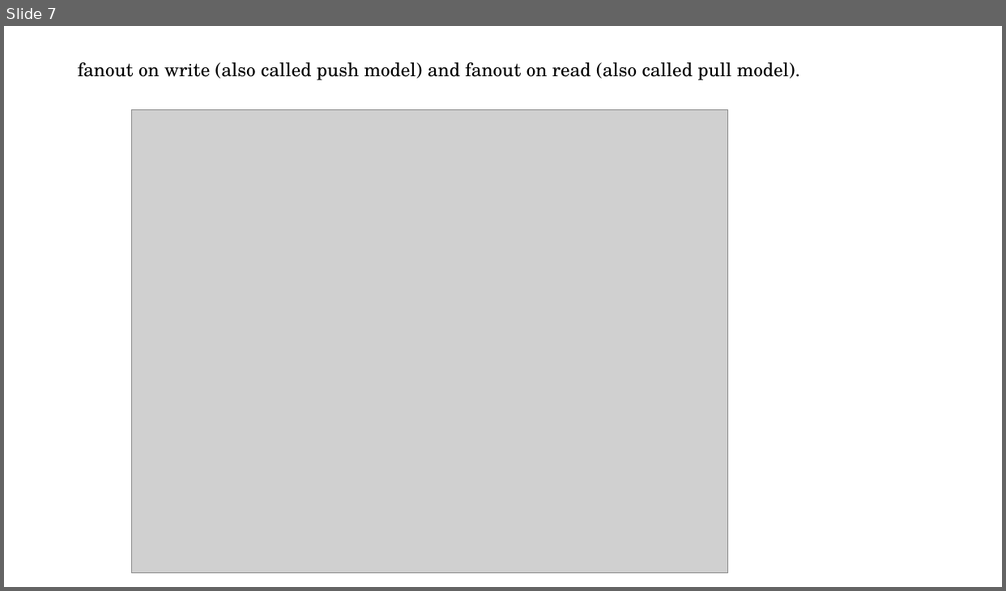
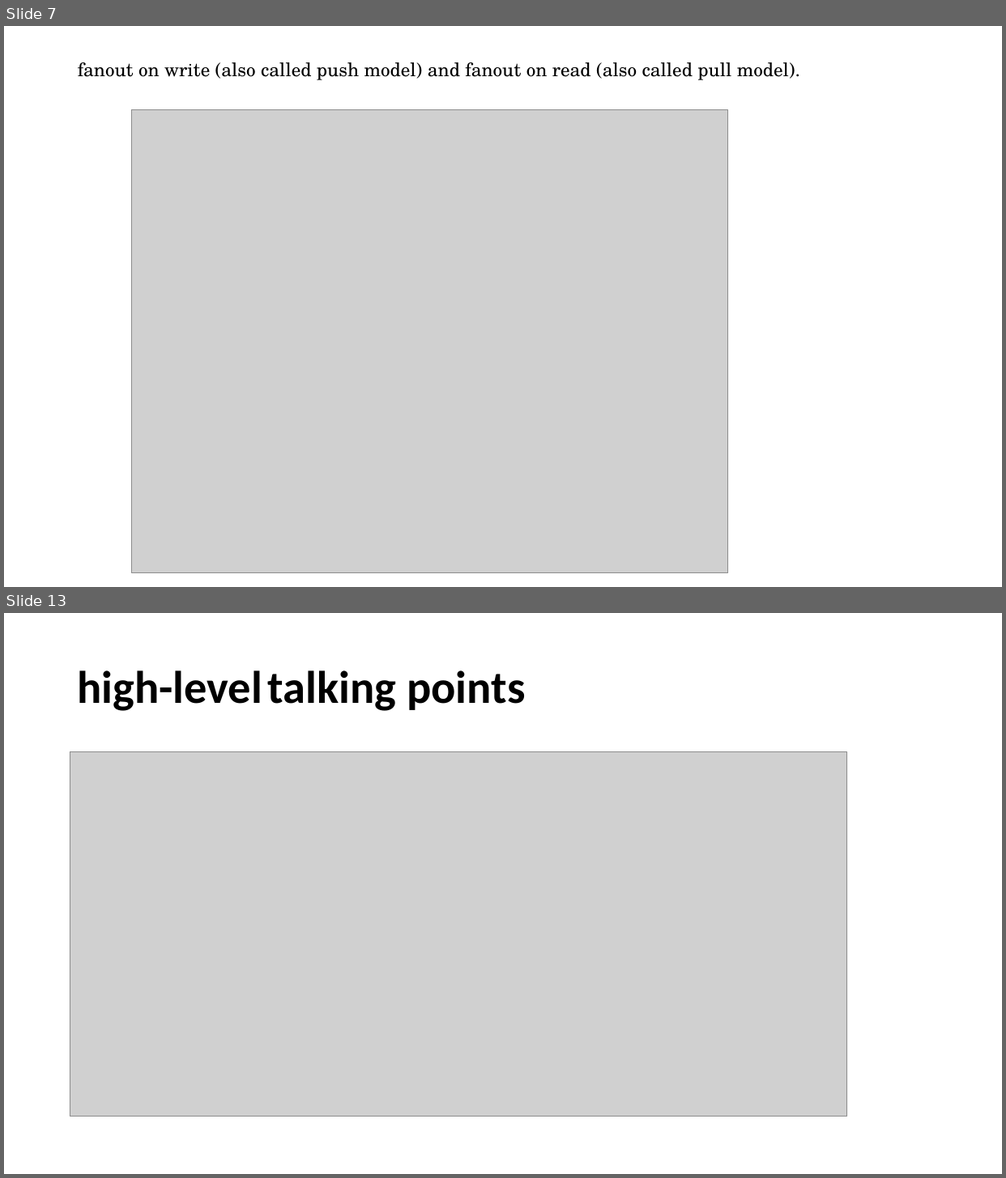
Before and after one commit to GuilinDev/studyBuddy, a slide deck: meetingPPT/063_Joy_SystemDesignInterview_NewsFeed.pptx. Shown one above the other, each under a label of ours: slide 7 before the commit, slides 7 and 13 after it; the slides between them are not shown. The pictures are 1006x591 and 1006x1178 pixels, drawn with LibreOffice and Linux fonts; fonts in the diff are those of the drawing; grey boxes stand for pictures. Boxes give left, top, right and bottom in pixels: in the first picture for what was removed or moved away, otherwise in the second. Text is boxed around its words. In the diff, an @@ line names an element or a change of style, - is before the commit and + after.

```diff
--- a/meetingPPT/063_Joy_SystemDesignInterview_NewsFeed.pptx
+++ b/meetingPPT/063_Joy_SystemDesignInterview_NewsFeed.pptx
@@ slide 13 added at <box>4,613,1002,1174</box>, background #FFFFFF @@
@@ text added at <box>77,671,525,711</box>, 44 pt, text #000000, bold @@
+high-level talking points
@@ picture added at <box>70,752,847,1117</box> @@
```
Also in this commit, not shown: 5 other slides added.
